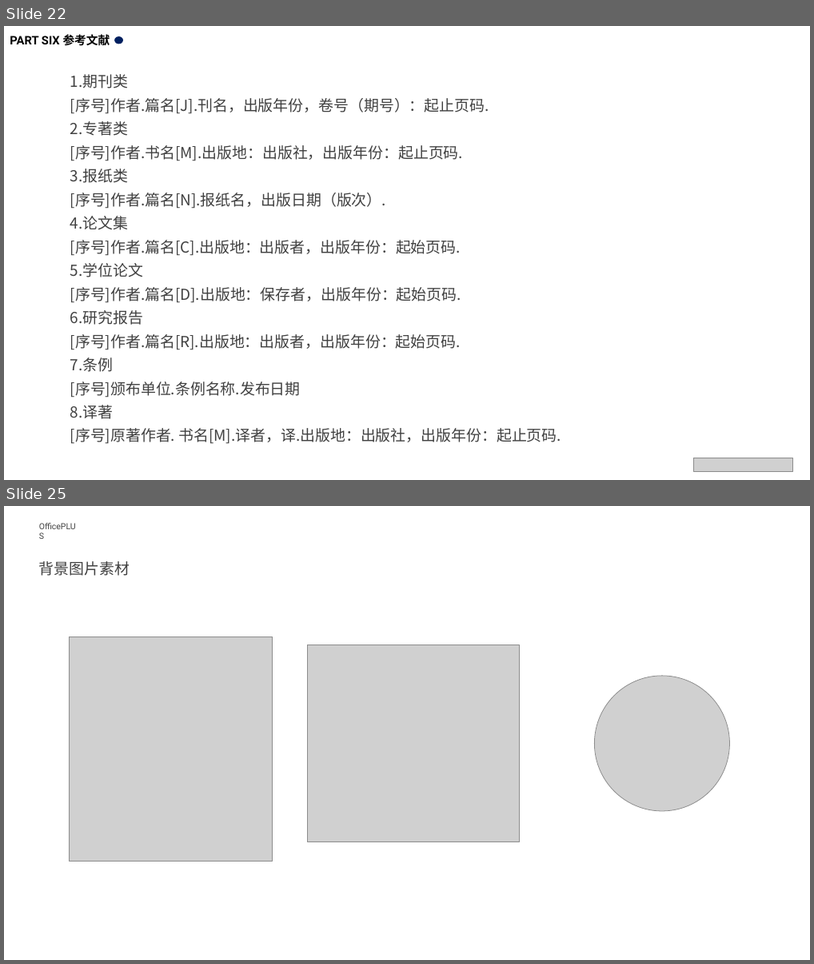
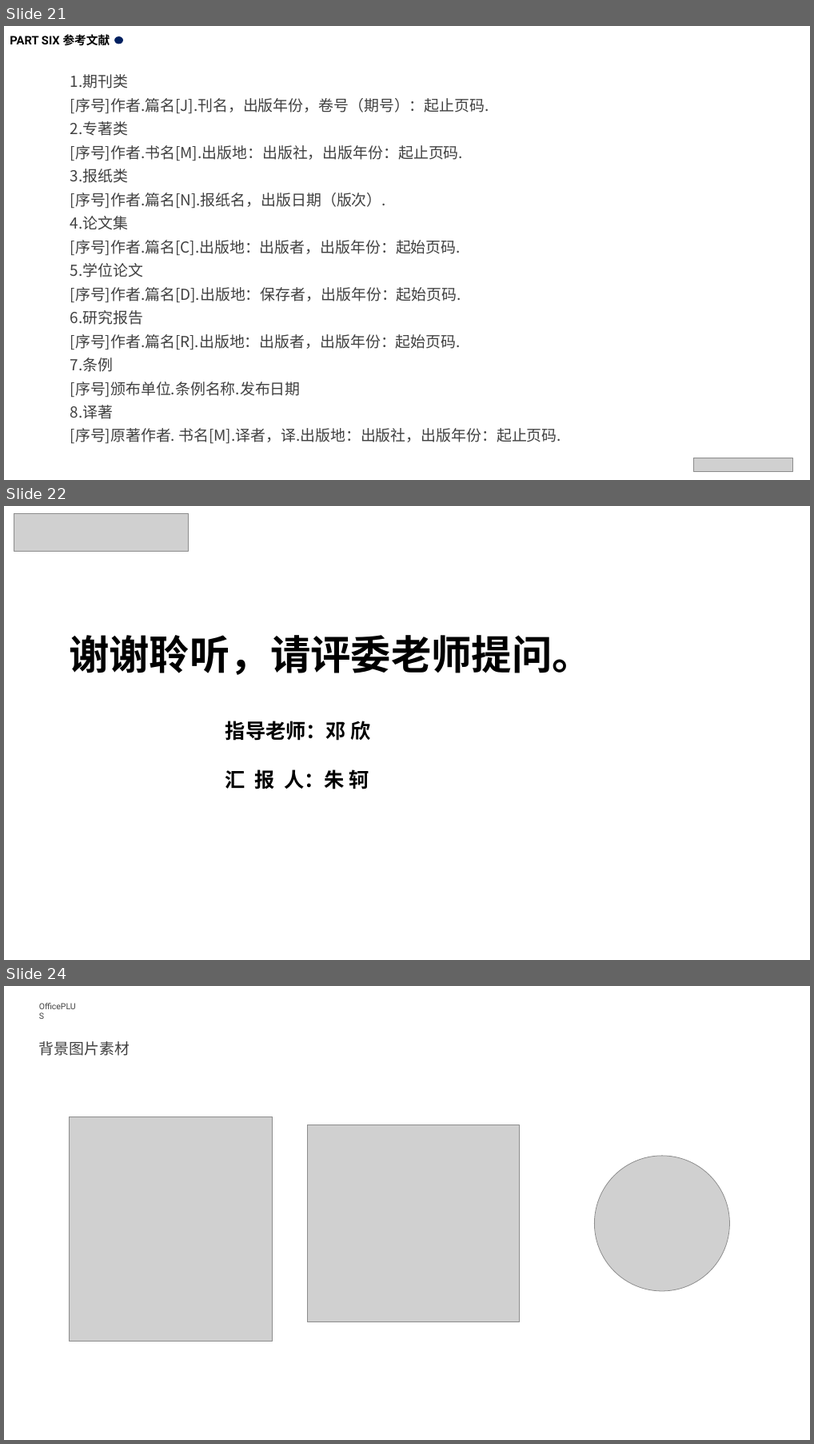
Before and after one commit to zhuke1993/GraduationProject_KeZhu, a slide deck: 文档/基于SVM分类器的动作识别系统.pptx. Shown one above the other, each under a label of ours: slides 22 and 25 before the commit, slides 21, 22 and 24 after it; the slides between them are not shown. The pictures are 814x964 and 814x1444 pixels, drawn with LibreOffice and Linux fonts; fonts in the diff are those of the drawing; grey boxes stand for pictures; background and template pictures are left out. Boxes give left, top, right and bottom in pixels: in the first picture for what was removed or moved away, otherwise in the second. Text is boxed around its words. In the diff, an @@ line names an element or a change of style, - is before the commit and + after.

```diff
--- a/文档/基于SVM分类器的动作识别系统.pptx
+++ b/文档/基于SVM分类器的动作识别系统.pptx
@@ slide 22 added at (4,506,810,960), background #FFFFFF @@
@@ picture added at (14,513,189,552) @@
@@ text added at (69,635,593,675), 48 pt, text #000000, bold @@
+谢谢聆听，请评委老师提问。
@@ text added at (226,720,371,789), 24 pt, text #000000, bold @@
+指导老师：邓 欣
+汇 报 人：朱 轲
@@ what was slide 22 is now slide 21 @@
@@ what was slide 25 is now slide 24 @@
```
Also in this commit, not shown: 1 slide changed, 3 other slides added, 6 slides removed, 10 other files.
